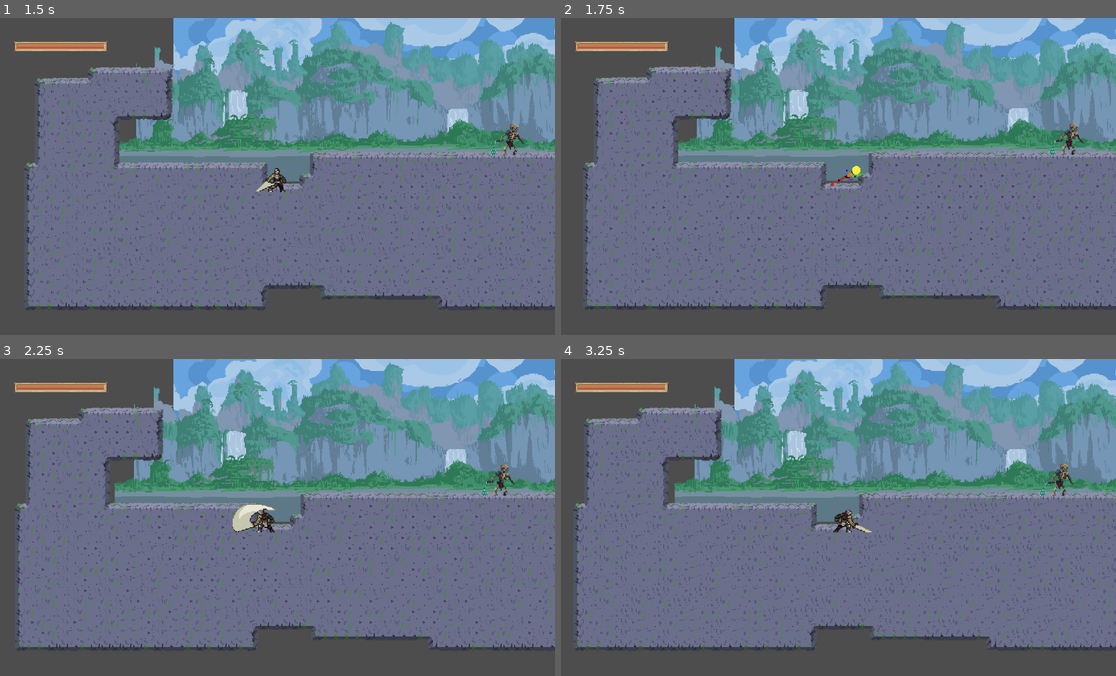
Above: before the commit, frames 1-4 (two rows, left to right).
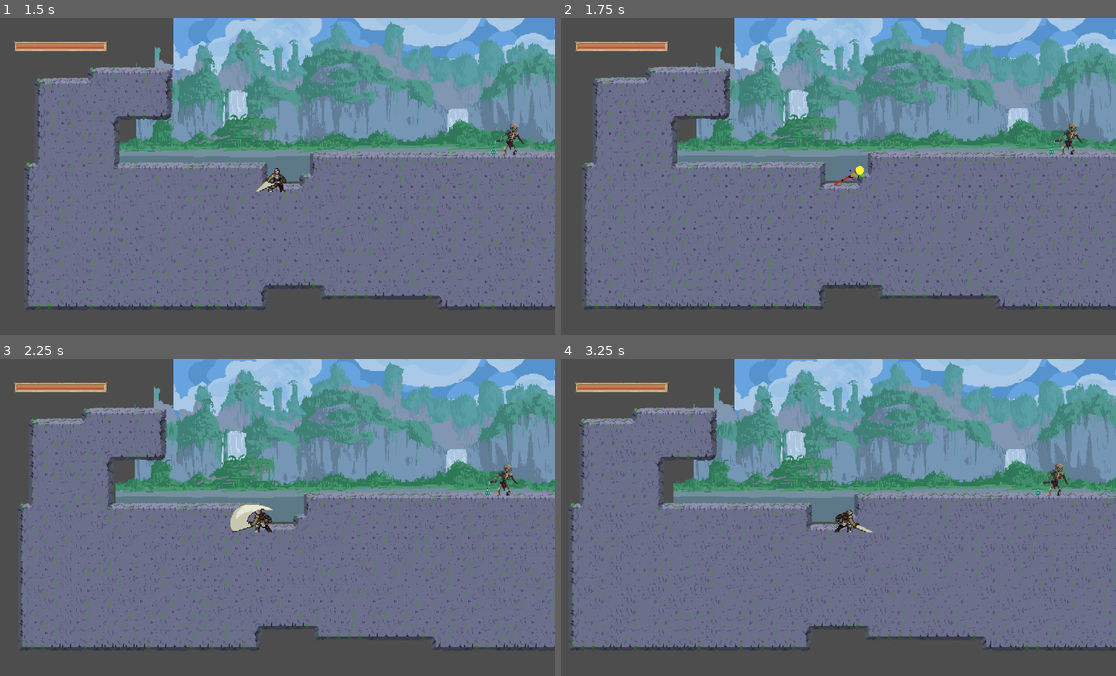
Above: after the commit, the same moments.

Repository: FaroukJGRNT/Shattered-Eternity
Game: Godot game, scene res://scenes/level.tscn
Two runs of this game, one before a commit and one after it. Both use one fixed random seed, a clock stepped at 60 frames per second and the inputs below. The engine's default icon, where the game draws it, is replaced by a stand-in: a white triangle on a blue panel in a dark square.
Inputs:
- Up to frame 1 (1.5 s): tap Enter (attack) at 0.5, 0.6, 1.35 s; hold Right (right) from 0.53 s (still down); tap Space (jump) at 0.77 s
- Up to frame 2 (1.75 s): keep holding Right (right); tap Space (jump) at 1.52 s
- Up to frame 3 (2.25 s): release Right (right) at 2.03 s; hold Left (left) from 2.03 s (still down); tap Enter (attack) at 2.1 s
- Up to frame 4 (3.25 s): release Left (left) at 2.78 s; hold Right (right) from 2.78 s (still down); tap Enter (attack) at 2.85 s; tap Space (jump) at 3.02 s

Frame 1 is identical in both runs. In frame 2, 6.3% of the frame differs, in the area x 3-100%, y 5-92%; in frame 3, 11%; in frame 4, 11%, in the area x 1-100%, y 0-92%.

Commit message:
fix: changed some values in the player's movement

Diff:
--- a/scenes/player.tscn
+++ b/scenes/player.tscn
@@ -84,19 +84,31 @@
 atlas = ExtResource("3_5h808")
 region = Rect2(480, 128, 96, 64)
 
-[sub_resource type="AtlasTexture" id="AtlasTexture_hbq1o"]
+[sub_resource type="AtlasTexture" id="AtlasTexture_fjrip"]
+atlas = ExtResource("3_5h808")
+region = Rect2(0, 64, 96, 64)
+
+[sub_resource type="AtlasTexture" id="AtlasTexture_smehm"]
+atlas = ExtResource("3_5h808")
+region = Rect2(96, 64, 96, 64)
+
+[sub_resource type="AtlasTexture" id="AtlasTexture_ur7pv"]
 atlas = ExtResource("3_5h808")
 region = Rect2(192, 64, 96, 64)
 
-[sub_resource type="AtlasTexture" id="AtlasTexture_hu0t8"]
+[sub_resource type="AtlasTexture" id="AtlasTexture_y4r1p"]
 atlas = ExtResource("3_5h808")
 region = Rect2(288, 64, 96, 64)
 
-[sub_resource type="AtlasTexture" id="AtlasTexture_c8ek7"]
+[sub_resource type="AtlasTexture" id="AtlasTexture_d2wvv"]
+atlas = ExtResource("3_5h808")
+region = Rect2(384, 64, 96, 64)
+
+[sub_resource type="AtlasTexture" id="AtlasTexture_3v2ag"]
 atlas = ExtResource("3_5h808")
 region = Rect2(480, 64, 96, 64)
 
-[sub_resource type="AtlasTexture" id="AtlasTexture_13xct"]
+[sub_resource type="AtlasTexture" id="AtlasTexture_jej6c"]
 atlas = ExtResource("3_5h808")
 region = Rect2(576, 64, 96, 64)
 
@@ -221,20 +233,29 @@
 }, {
 "frames": [{
 "duration": 1.0,
-"texture": SubResource("AtlasTexture_hbq1o")
-}, {
-"duration": 1.0,
-"texture": SubResource("AtlasTexture_hu0t8")
-}, {
-"duration": 1.0,
-"texture": SubResource("AtlasTexture_c8ek7")
-}, {
-"duration": 1.0,
-"texture": SubResource("AtlasTexture_13xct")
+"texture": SubResource("AtlasTexture_fjrip")
+}, {
+"duration": 1.0,
+"texture": SubResource("AtlasTexture_smehm")
+}, {
+"duration": 1.0,
+"texture": SubResource("AtlasTexture_ur7pv")
+}, {
+"duration": 1.0,
+"texture": SubResource("AtlasTexture_y4r1p")
+}, {
+"duration": 1.0,
+"texture": SubResource("AtlasTexture_d2wvv")
+}, {
+"duration": 1.0,
+"texture": SubResource("AtlasTexture_3v2ag")
+}, {
+"duration": 1.0,
+"texture": SubResource("AtlasTexture_jej6c")
 }],
 "loop": true,
 "name": &"run",
-"speed": 7.0
+"speed": 12.0
 }, {
 "frames": [{
 "duration": 1.0,
@@ -254,7 +275,7 @@
 }],
 "loop": false,
 "name": &"slide",
-"speed": 12.0
+"speed": 11.0
 }]
 
 [sub_resource type="CapsuleShape2D" id="CapsuleShape2D_gl8cc"]
@@ -266,8 +287,10 @@
 [node name="AnimatedSprite2D" type="AnimatedSprite2D" parent="."]
 position = Vector2(4, -17)
 sprite_frames = SubResource("SpriteFrames_3v2ag")
-animation = &"idle"
+animation = &"slide"
 autoplay = "idle"
+frame = 4
+frame_progress = 1.0
 script = ExtResource("5_tuyoq")
 
 [node name="CollisionShape2D" type="CollisionShape2D" parent="."]
--- a/scripts/player.gd
+++ b/scripts/player.gd
@@ -2,11 +2,11 @@
 class_name Player
 
 # Movement variables
-@export var RUN_SPEED = 300.0
+@export var RUN_SPEED = 400.0
 @export var AERIAL_SPEED = 150.0
 @export var SLIDE_SPEED = 1000.0
 @export var JUMP_VELOCITY = -300.0
-@export var SLIDE_DIST = 200.0
+@export var SLIDE_DIST = 100.0
 
 # Stats
 func _init() -> void:
@@ -38,7 +38,7 @@
 	if abs(position.x - slide_start) < SLIDE_DIST:
 		velocity.x = slide_direction * SLIDE_SPEED
 	else:
-		velocity.x = slide_direction * SLIDE_SPEED / 3
+		velocity.x = slide_direction * SLIDE_SPEED / 4
 
 	if Input.is_action_just_pressed("jump"):
 		print("Slide Jump!")
Not shown: 1 places in scenes/player.tscn that only renumber resources
